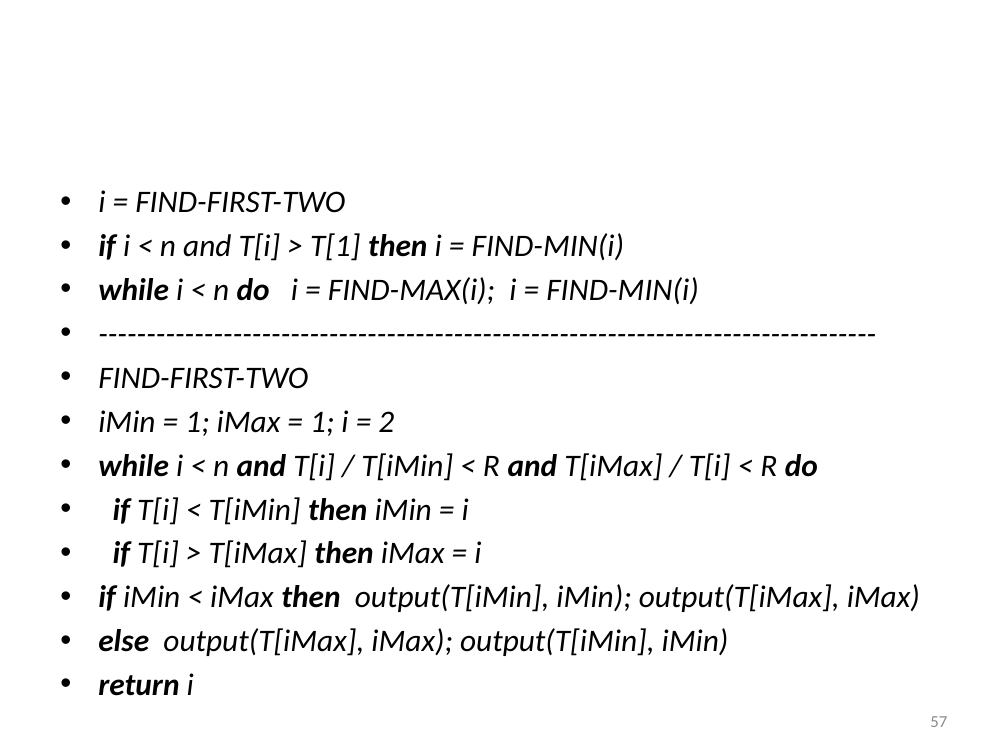
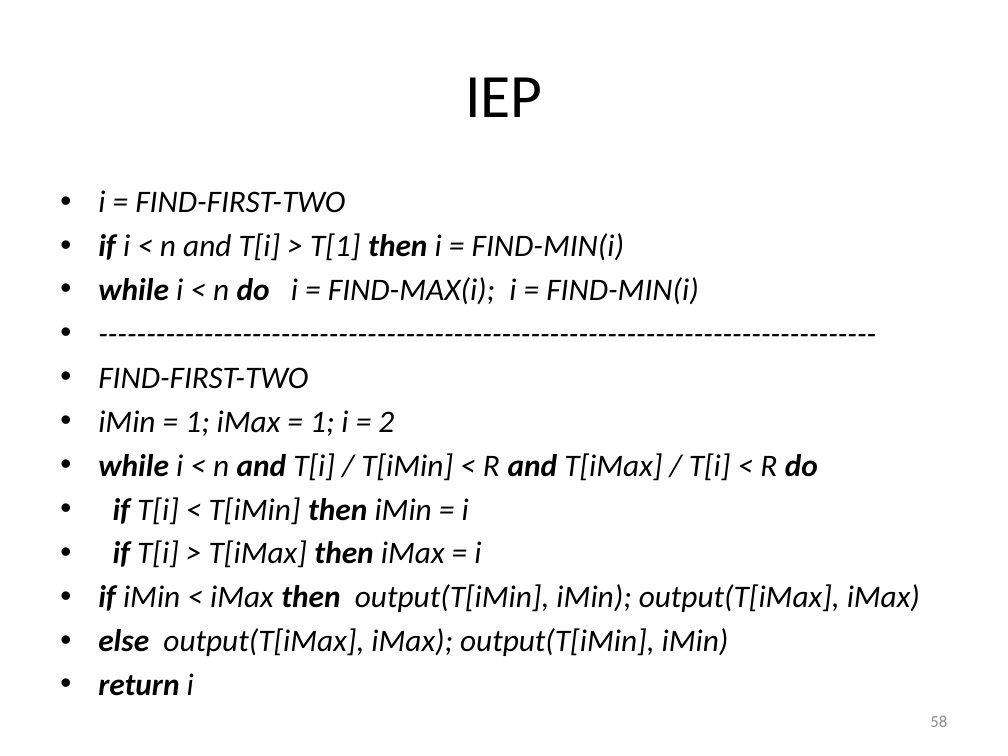
Before and after one commit to vyngo/caohoc-project-name, a slide deck: slide 58 of Report/pre.pptx (slide 57 before the commit). Drawn at 1008x756 pixels with LibreOffice and Linux fonts; fonts in the diff are those of the drawing. Boxes give left, top, right and bottom in pixels: in the first picture for what was removed or moved away, otherwise in the second. Text is boxed around its words. In the diff, an @@ line names an element or a change of style, - is before the commit and + after.

```diff
--- a/Report/pre.pptx
+++ b/Report/pre.pptx
@@ title added at (x1=465, y1=77, x2=542, y2=117), 44 pt, text #000000 @@
+IEP
@@ page number at (x1=930, y1=715, x2=947, y2=727): text changed @@
-57
+58
```
Also in this commit, not shown: 4 other slides changed, 2 slides added.
